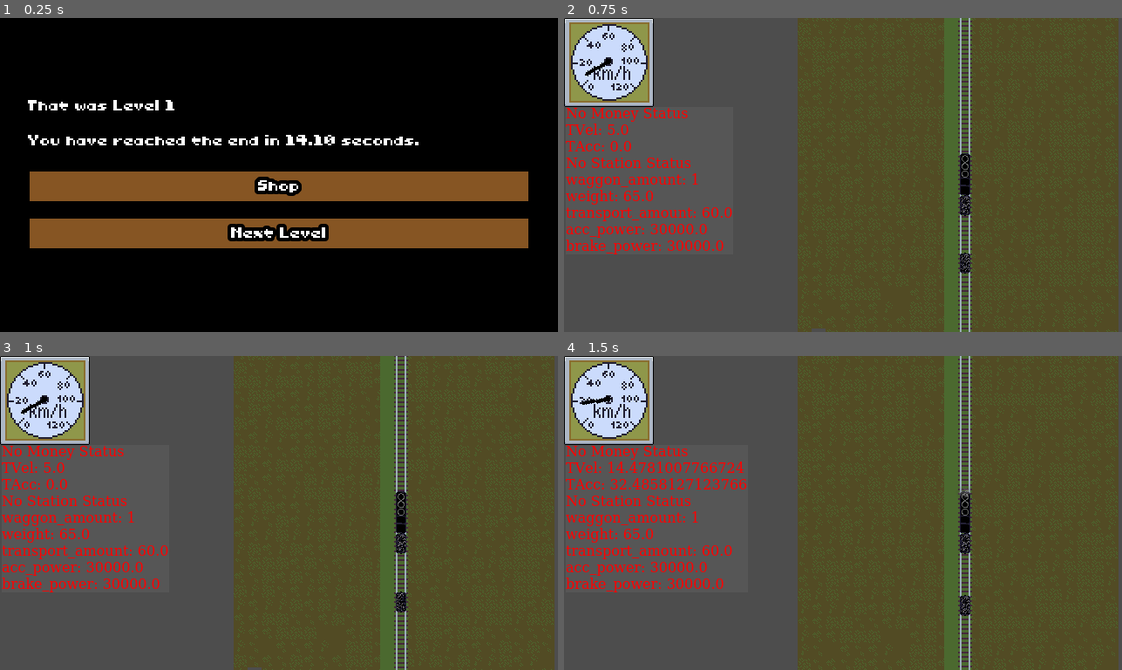
Above: before the commit, frames 1-4 (two rows, left to right).
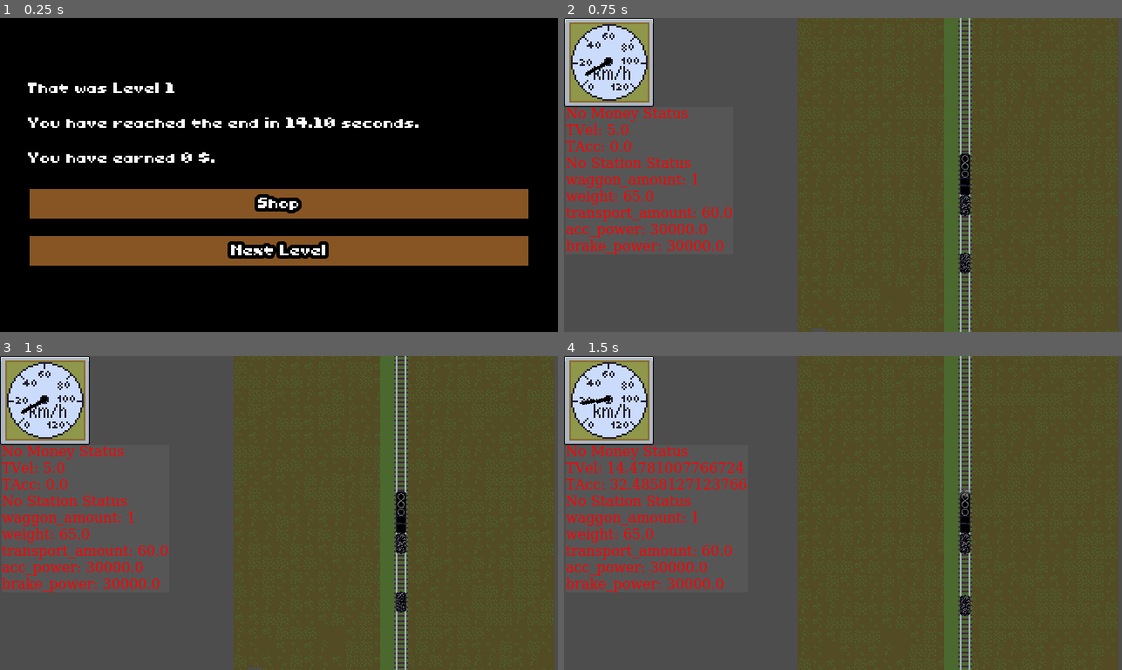
Above: after the commit, the same moments.

Repository: sthoni/gamejamaugust2024
Game: Godot game, scene res://ui/level_end.tscn
Two runs of this game, one before a commit and one after it. Both use one fixed random seed, a clock stepped at 60 frames per second and the inputs below. This scene is started directly instead of the project's main scene.
Inputs:
- Up to frame 1 (0.25 s): no input
- Up to frame 2 (0.75 s): click "Next Level" at 0.5 s
- Up to frame 3 (1 s): no input
- Up to frame 4 (1.5 s): tap Enter (shop) at 1.25 s; hold Up (accelerate) from 1.28 s (still down)

The runs differ from the first frame. In frame 1, 22% of the frame differs, in the area x 5-95%, y 20-79%; in frame 2, nothing differs; in frame 3, nothing differs; in frame 4, nothing differs.

Commit message:
Station zeigt jetzt Geld pro Waggon an.

Diff:
--- a/game_stats.gd
+++ b/game_stats.gd
@@ -6,6 +6,9 @@
 
 var last_level: int = 1
 var last_level_time: float = 14.09902
+var last_level_start_money: int = 0
+var last_level_end_money: int = 0
+
 var money: int:
 	get:
 		return money
--- a/level/level.gd
+++ b/level/level.gd
@@ -11,6 +11,7 @@
 # Called when the node enters the scene tree for the first time.
 func _ready() -> void:
 	_set_level_stats(level_stats)
+	GameState.game_stats.last_level_start_money = GameState.game_stats.money
 
 func _process(delta: float) -> void:
 	level_time += delta
@@ -24,6 +25,7 @@
 	if body is Train:
 		Events.emit_signal("level_end_reached")
 		GameState.game_stats.last_level_time = level_time
+		GameState.game_stats.last_level_end_money = GameState.game_stats.money
 		GameState.change_to_level_end()
 
 
--- a/level/level.tscn
+++ b/level/level.tscn
@@ -117,7 +117,7 @@
 position = Vector2(269, -146)
 
 [node name="CollisionShape2D" type="CollisionShape2D" parent="LevelEnd"]
-position = Vector2(190, 91)
+position = Vector2(141, -204)
 shape = SubResource("RectangleShape2D_ivpvi")
 
 [node name="MoneyTimer" type="Timer" parent="."]
--- a/station/station.gd
+++ b/station/station.gd
@@ -4,6 +4,7 @@
 @onready var station_start: Area2D = $StationStart
 @onready var station_end: Area2D = $StationEnd
 @onready var station_label: Label = %StationName
+@onready var money_earned_label: Label = %MoneyEarned
 @onready var money_player: AudioStreamPlayer = $MoneyPlayer
 
 @export var station_stats: StationStats: set = set_station_stats
@@ -60,9 +61,20 @@
 				print("Perfect!")
 				status = TrainStatus.STOPPED
 				if has_money:
-					Events.emit_signal("station_freight_sold", train_at_station.transport_amount)
-					GameState.game_stats.money += train_at_station.transport_amount
-					money_player.play()
+					GameState.game_stats.money += train_at_station.train_stats.transport_amount
+					var tween := create_tween()
+					for item in train_at_station.train_stats.items:
+						if item.get("transport_amount"):
+							tween.tween_callback(func() -> void:
+								money_earned_label.text = "%s $" % item.transport_amount
+								money_earned_label.show()
+								money_player.play()
+								)
+							tween.tween_property(money_earned_label, "position", Vector2(20.0, -80.0), 1)
+							tween.tween_callback(func() -> void:
+								money_earned_label.hide()
+								money_earned_label.position = Vector2(10.0, -60.0)
+								)
 					has_money = false
 			TrainStatus.AT_END:
 				print("Too far. Ride back!")
--- a/station/station.tscn
+++ b/station/station.tscn
@@ -107,6 +107,14 @@
 stream = ExtResource("4_40u6s")
 volume_db = -20.0
 
+[node name="MoneyEarned" type="Label" parent="."]
+unique_name_in_owner = true
+visible = false
+offset_left = 10.0
+offset_top = -60.0
+offset_right = 50.0
+offset_bottom = -36.0
+
 [connection signal="body_entered" from="." to="." method="_on_body_entered"]
 [connection signal="body_entered" from="StationStart" to="." method="_on_station_start_body_entered"]
 [connection signal="body_exited" from="StationStart" to="." method="_on_station_start_body_exited"]
--- a/ui/level_end.gd
+++ b/ui/level_end.gd
@@ -2,6 +2,7 @@
 
 @onready var label_level: Label = %LabelLevel
 @onready var label_level_time: Label = %LabelLevelTime
+@onready var label_level_money: Label = %LabelLevelMoney
 @onready var button_shop: Button = %ButtonShop
 @onready var button_next_level: Button = %ButtonNextLevel
 
@@ -10,6 +11,7 @@
     button_next_level.pressed.connect(_on_button_next_level_pressed)
     label_level.text = "That was Level " + str(GameState.game_stats.last_level)
     label_level_time.text = "You have reached the end in %.2f seconds." % GameState.game_stats.last_level_time
+    label_level_money.text = "You have earned %s $." % (GameState.game_stats.last_level_end_money - GameState.game_stats.last_level_start_money)
     GameState.game_stats.last_level += 1
 
 
--- a/ui/level_end.tscn
+++ b/ui/level_end.tscn
@@ -32,6 +32,11 @@
 layout_mode = 2
 text = "LAST LEVEL TIME"
 
+[node name="LabelLevelMoney" type="Label" parent="MarginContainer/VBoxContainer"]
+unique_name_in_owner = true
+layout_mode = 2
+text = "LAST LEVEL MONEY"
+
 [node name="ButtonShop" type="Button" parent="MarginContainer/VBoxContainer"]
 unique_name_in_owner = true
 layout_mode = 2
